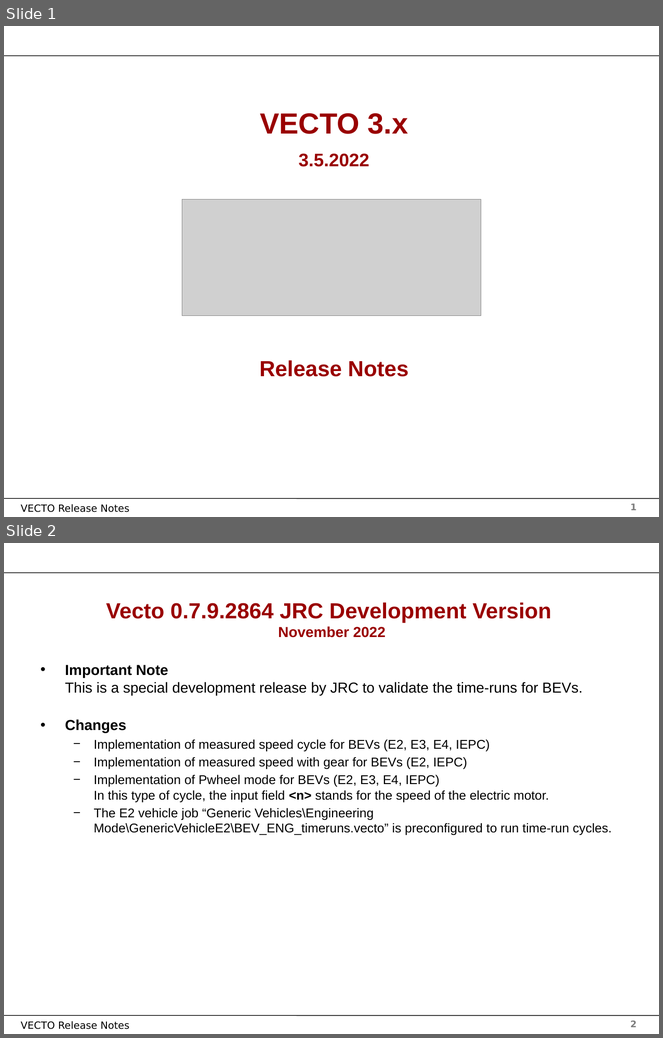
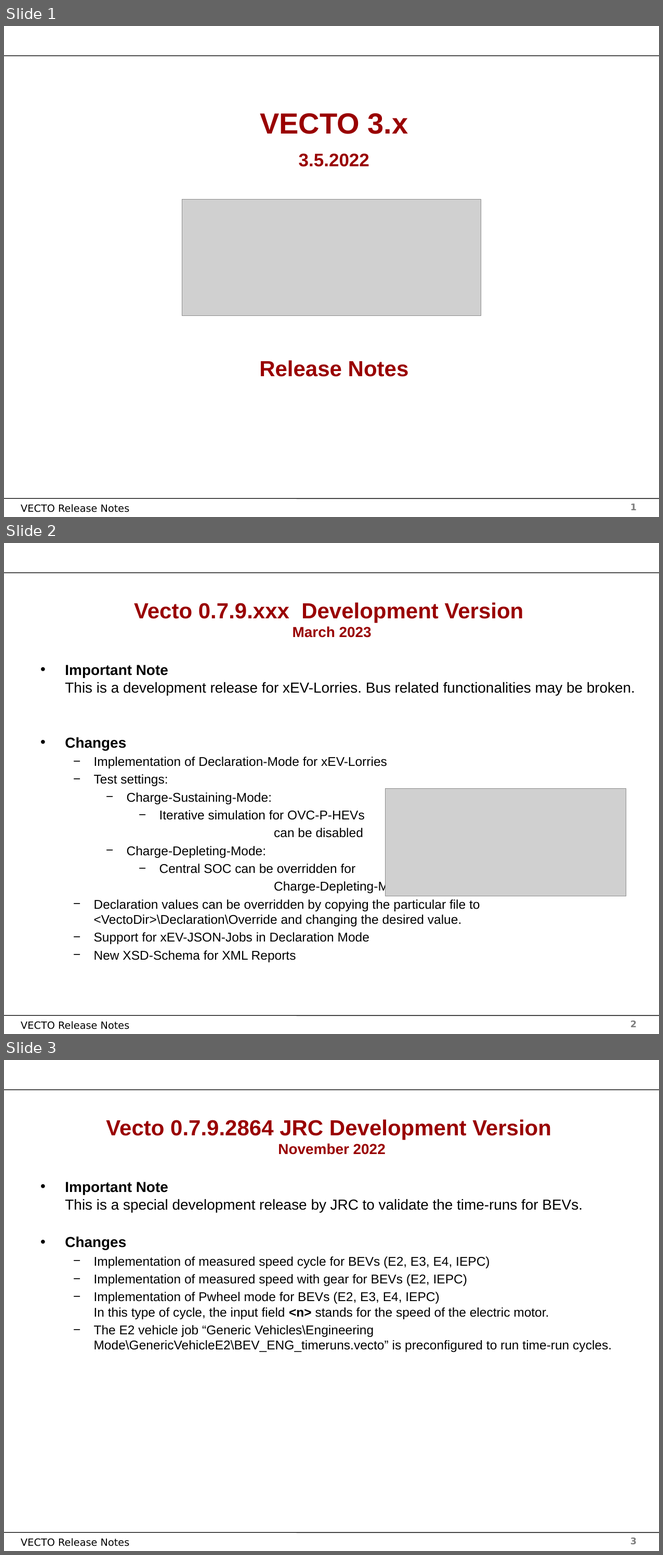
Before and after one commit to tanawadeatharva/BharatVECTO, a slide deck: Documentation/User Manual Source/Release Notes Vecto3.x.pptx. Shown one above the other, each under a label of ours: slides 1 and 2 before the commit, slides 1, 2 and 3 after it. The pictures are 663x1038 and 663x1555 pixels, drawn with LibreOffice and Linux fonts; fonts in the diff are those of the drawing; grey boxes stand for pictures; background and template pictures are left out. Boxes give left, top, right and bottom in pixels: in the first picture for what was removed or moved away, otherwise in the second. Text is boxed around its words. In the diff, an @@ line names an element or a change of style, - is before the commit and + after.

Commit message:
added slide for xEV-Declaration Mode dev release

```diff
--- a/Documentation/User Manual Source/Release Notes Vecto3.x.pptx
+++ b/Documentation/User Manual Source/Release Notes Vecto3.x.pptx
@@ slide 2 added at box(4, 543, 659, 1034), background #FFFFFF; not listed: 4 template elements that a slide beside it also shows @@
@@ title added at box(134, 602, 524, 638), 24 pt, text #990000, bold @@
+Vecto 0.7.9.xxx Development Version
+March 2023
@@ text added at box(65, 665, 635, 963), 14 pt, text #000000 @@
+• Important Note
+  This is a development release for xEV-Lorries. Bus related functionalities may be broken.
+• Changes
+  − Implementation of Declaration-Mode for xEV-Lorries
+  − Test settings:
+    − Charge-Sustaining-Mode:
+      − Iterative simulation for OVC-P-HEVs
+      can be disabled
+    − Charge-Depleting-Mode:
+      − Central SOC can be overridden for
+      Charge-Depleting-Mode
+  − Declaration values can be overridden by copying the particular file to <VectoDir>\Declaration\Override and changing the desired value.
+  − Support for xEV-JSON-Jobs in Declaration Mode
+  − New XSD-Schema for XML Reports
@@ picture added at box(385, 788, 626, 897) @@
@@ what was slide 2 is now slide 3 @@
@@ page number at box(631, 1538, 637, 1545): text changed @@
-2
+3
```
Also in this commit, not shown: 25 slides changed.
